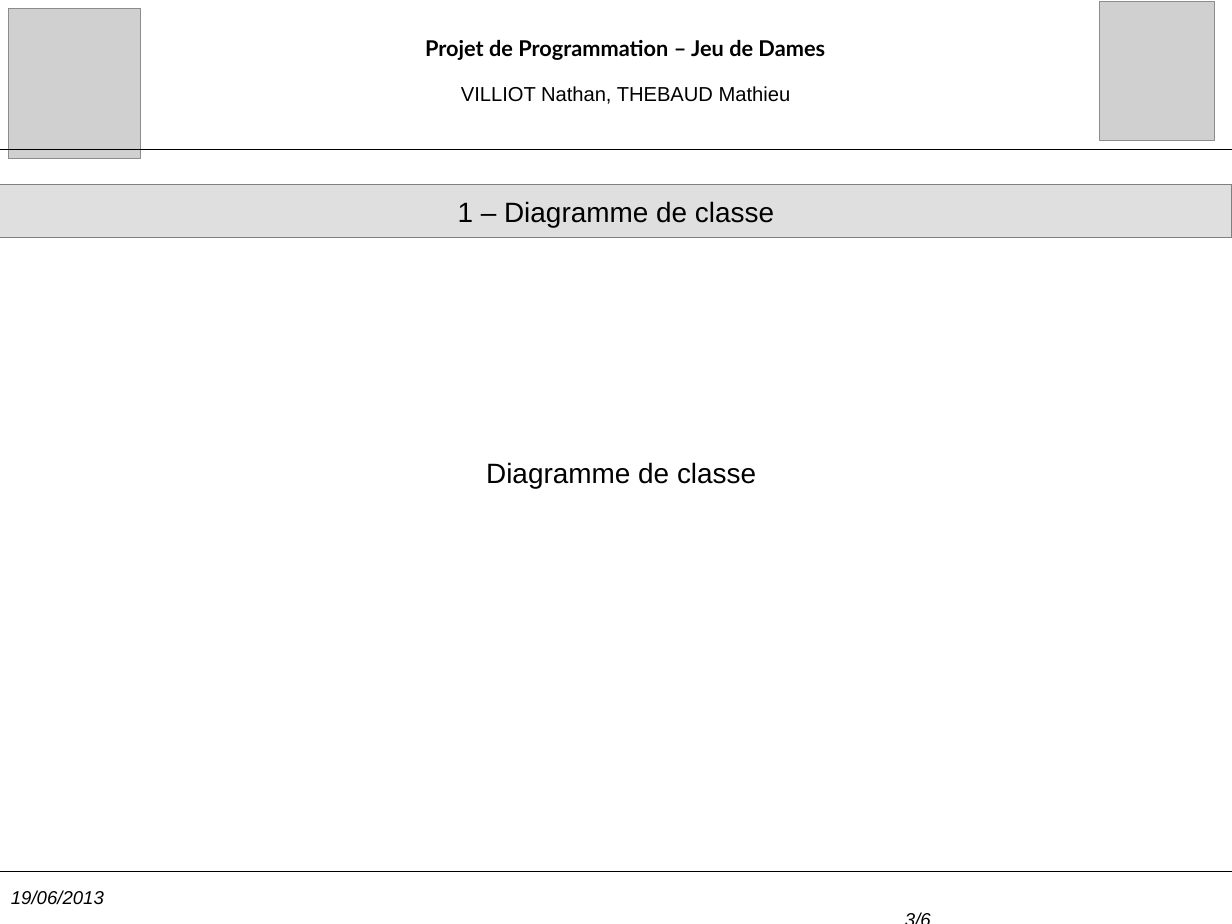
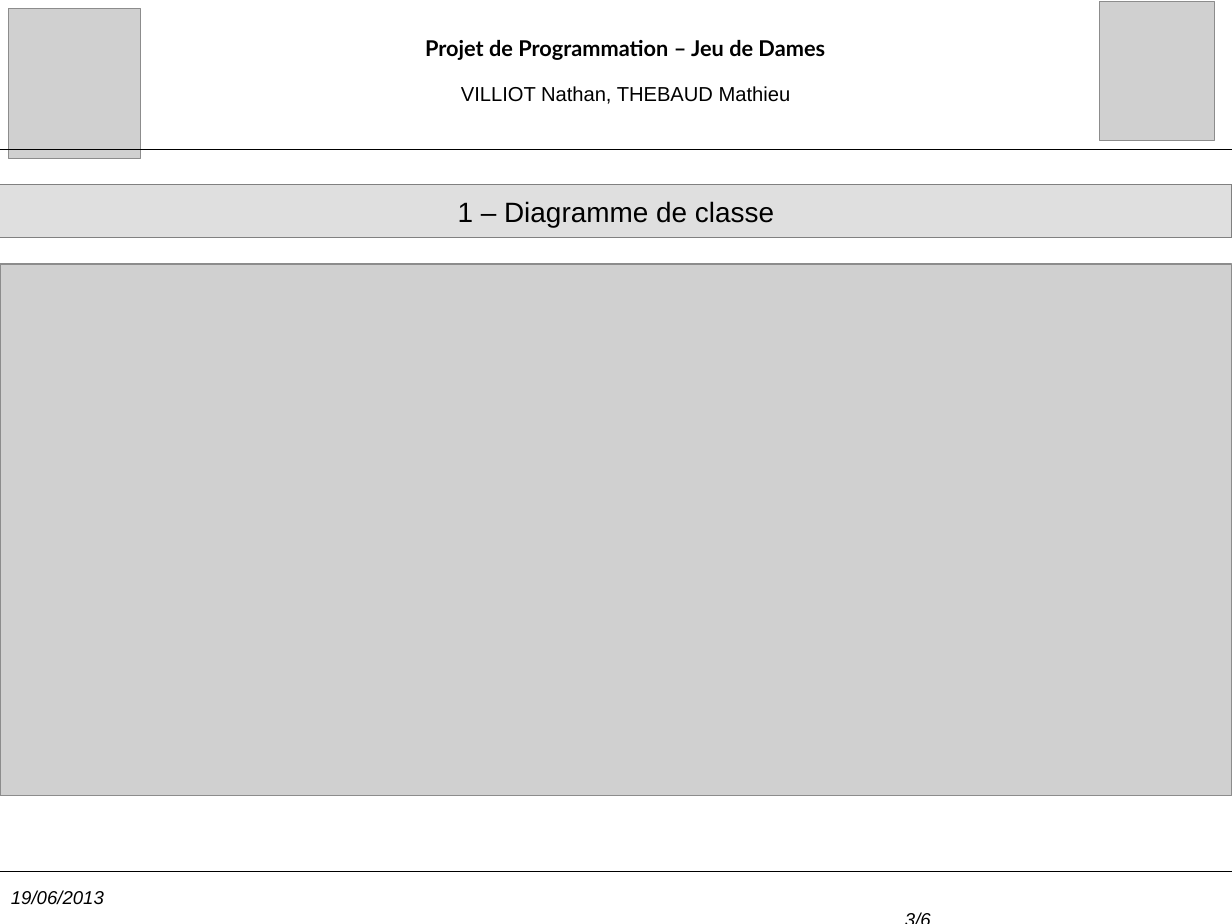
Before and after one commit to maher94/Jeux-Dames-Java, a slide deck: slide 3 of documents/presentation.odp. Drawn at 1232x924 pixels with LibreOffice and Linux fonts; fonts in the diff are those of the drawing; grey boxes stand for pictures. Boxes give left, top, right and bottom in pixels: in the first picture for what was removed or moved away, otherwise in the second. Text is boxed around its words. In the diff, an @@ line names an element or a change of style, - is before the commit and + after.

```diff
--- a/documents/presentation.odp
+++ b/documents/presentation.odp
@@ picture added at bbox=[0, 264, 1232, 796] @@
@@ text removed at bbox=[486, 462, 756, 489] @@
-Diagramme de classe
```
Also in this commit, not shown: 30 other files.
